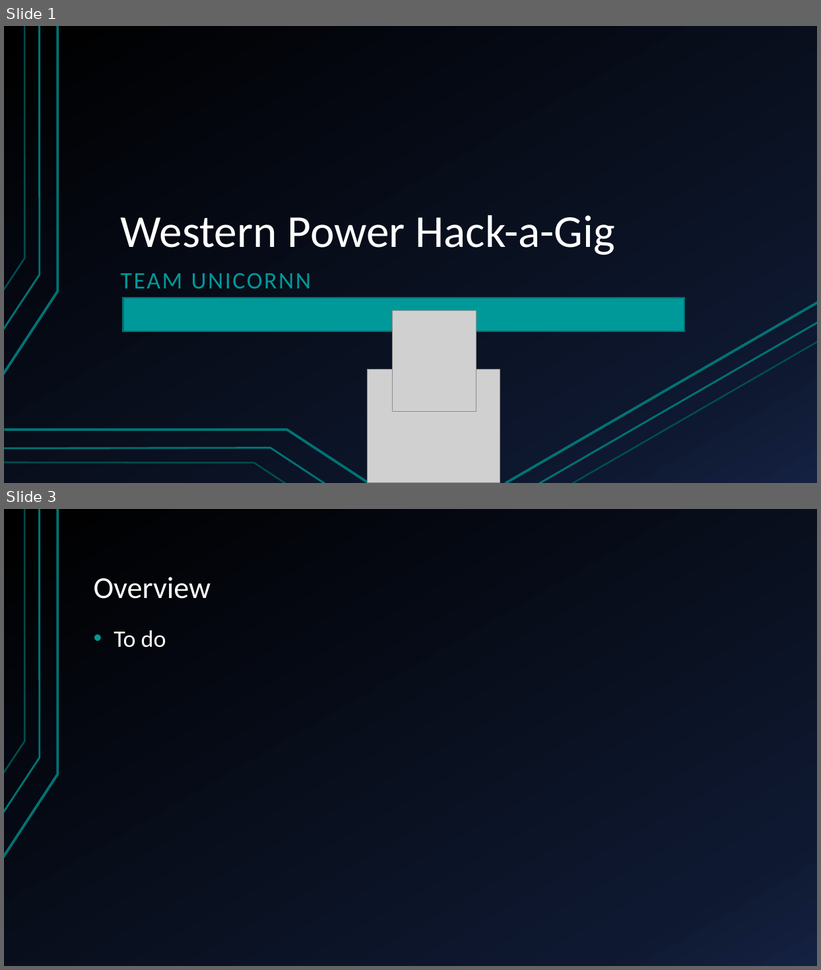
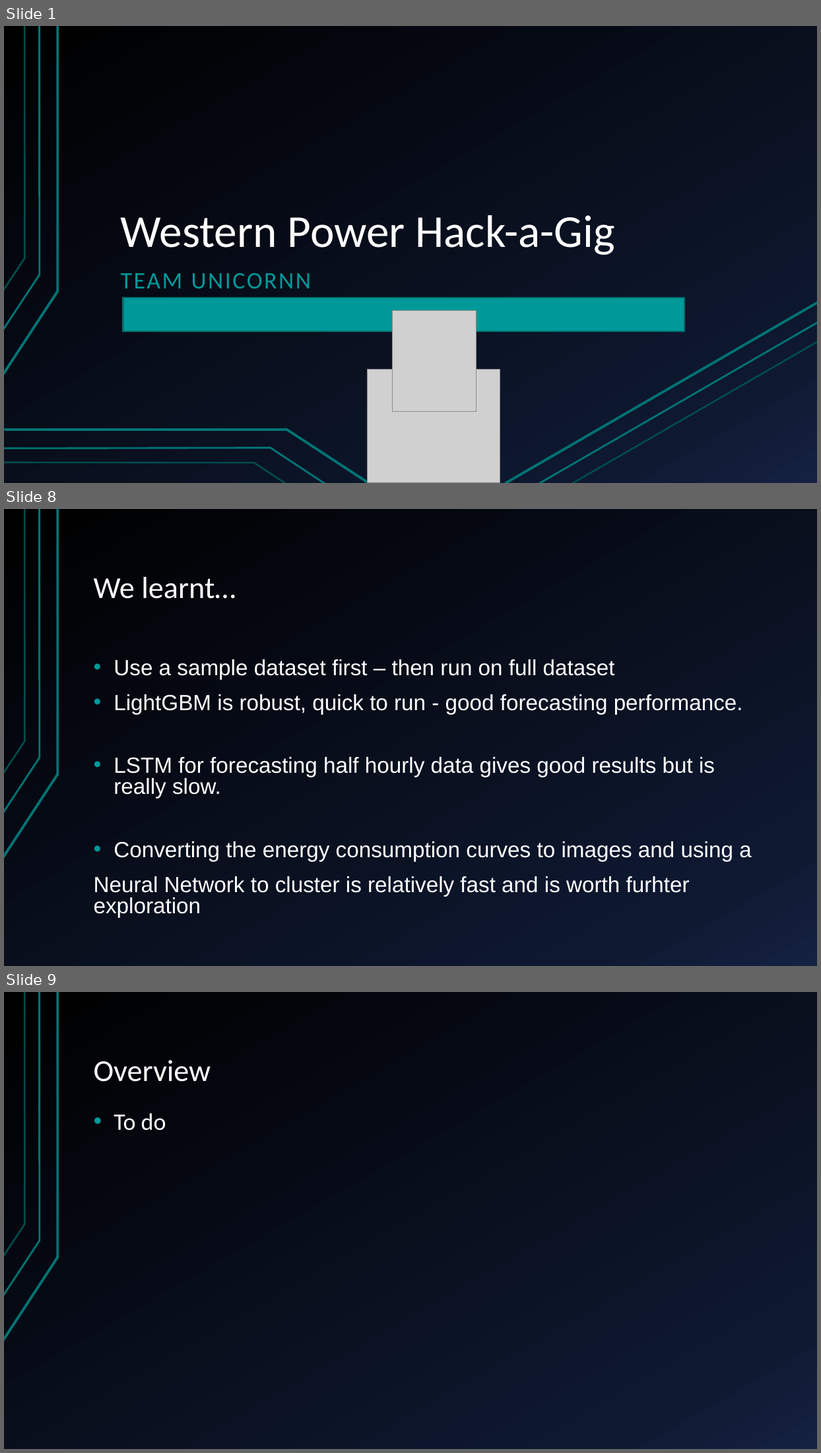
Before and after one commit to sofiary/teamunicornn, a slide deck: Western Power Hack-a-Gig Presentation.pptx. Shown one above the other, each under a label of ours: slides 1 and 3 before the commit, slides 1, 8 and 9 after it; the slides between them are not shown. The pictures are 821x970 and 821x1453 pixels, drawn with LibreOffice and Linux fonts; fonts in the diff are those of the drawing; grey boxes stand for pictures. Boxes give left, top, right and bottom in pixels: in the first picture for what was removed or moved away, otherwise in the second. Text is boxed around its words. In the diff, an @@ line names an element or a change of style, - is before the commit and + after.

```diff
--- a/Western Power Hack-a-Gig Presentation.pptx
+++ b/Western Power Hack-a-Gig Presentation.pptx
@@ slide 8 added at (x1=4, y1=509, x2=817, y2=966), background gradient #000000 to #0F1931 to #142242; not listed: 3 template elements that a slide beside it also shows @@
@@ title added at (x1=94, y1=577, x2=236, y2=599), 36 pt, text #FFFFFF @@
+We learnt…
@@ text added at (x1=94, y1=659, x2=751, y2=918), 25.9 pt, text #FFFFFF @@
+• Use a sample dataset first – then run on full dataset
+• LightGBM is robust, quick to run - good forecasting performance.
+• LSTM for forecasting half hourly data gives good results but is really slow.
+• Converting the energy consumption curves to images and using a
+Neural Network to cluster is relatively fast and is worth furhter exploration
@@ what was slide 3 is now slide 9 @@
```
Also in this commit, not shown: 8 slides changed, 7 other slides added, 1 slide removed.
